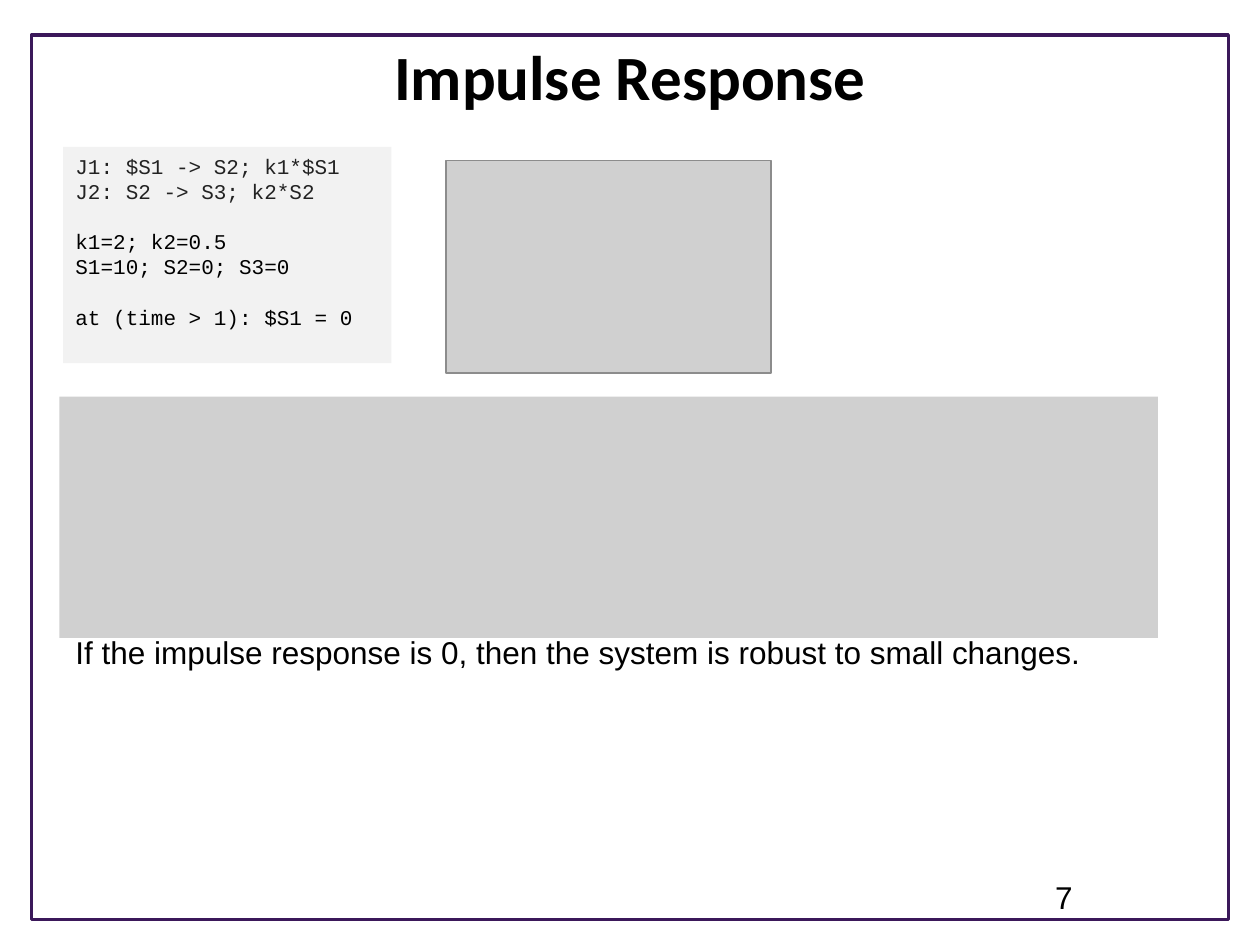
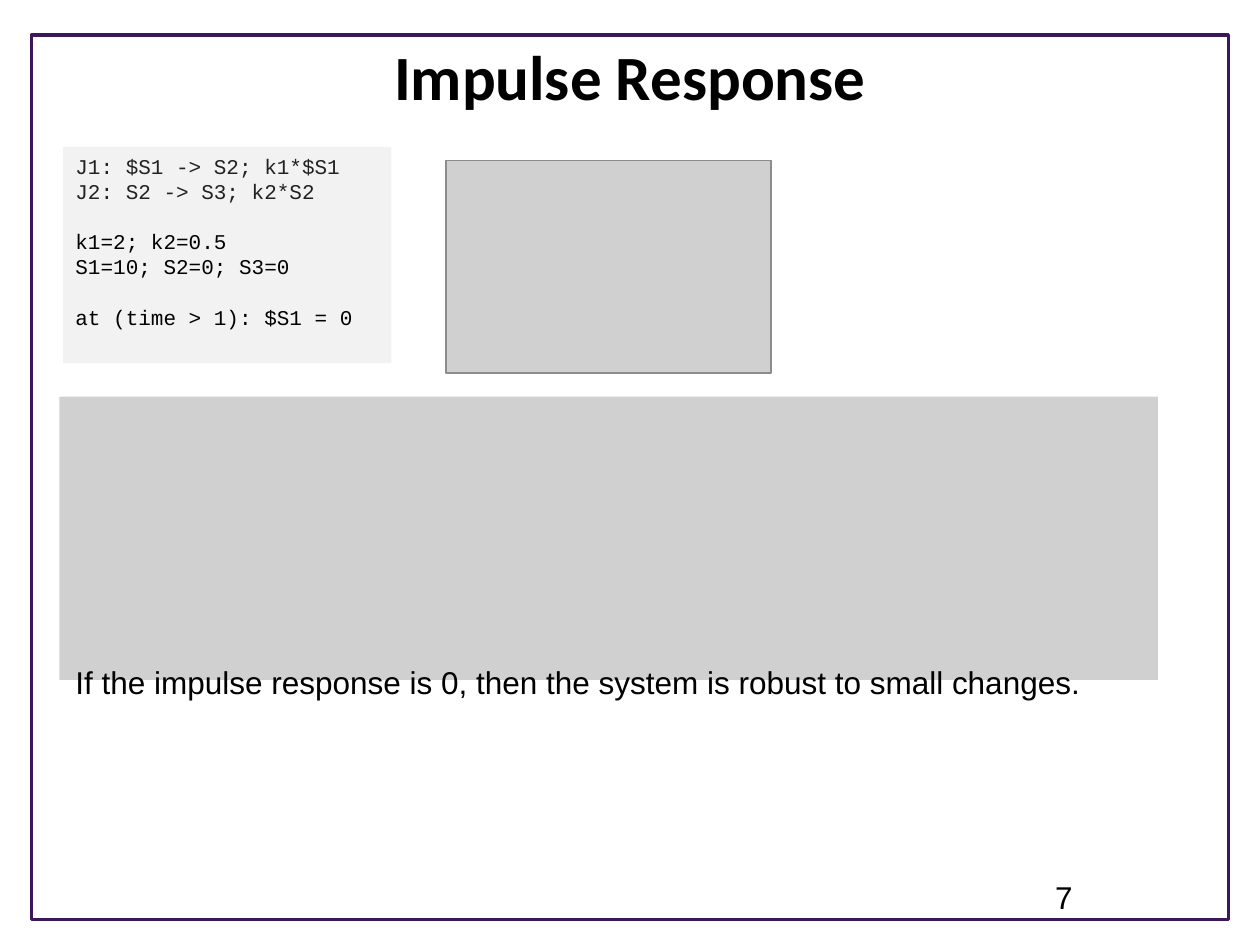
Before and after one commit to joseph-hellerstein/advanced-controls-lectures, a slide deck: slide 7 of Analyzing-Signals-And-Systems.pptx. Drawn at 1260x945 pixels with LibreOffice and Linux fonts; fonts in the diff are those of the drawing; grey boxes stand for pictures; background and template pictures are left out. Boxes give left, top, right and bottom in pixels: in the first picture for what was removed or moved away, otherwise in the second. Text is boxed around its words. In the diff, an @@ line names an element or a change of style, - is before the commit and + after.

```diff
--- a/Analyzing-Signals-And-Systems.pptx
+++ b/Analyzing-Signals-And-Systems.pptx
@@ picture resized from (x1=59, y1=397, x2=1158, y2=638) to (x1=59, y1=397, x2=1158, y2=680) @@
@@ text "If the impulse response is ..." moved from (x1=75, y1=641, x2=1080, y2=670) to (x1=75, y1=671, x2=1080, y2=700) @@
```
Also in this commit, not shown: 3 other slides changed, 2 other files.
